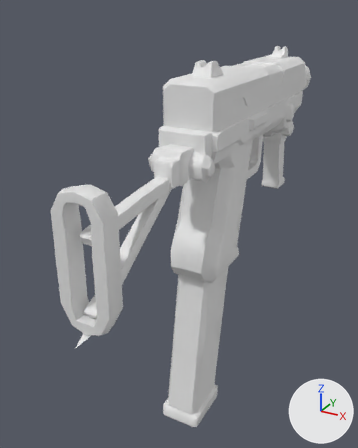
What one commit did to the glTF model addons/arena_weapons/assets/models/machine_pistol.glb.
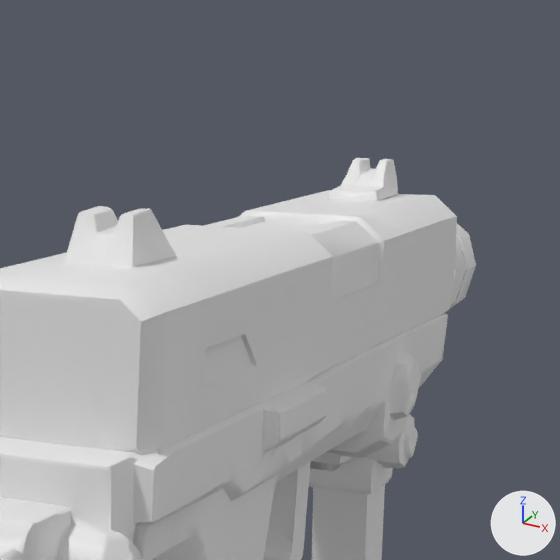
Old and new are each drawn whole from a 50 mm lens placed at (0.177, -0.348, 0.207), pointed at (-0.035, 0.038, 0.014) and again close up on the part from 48% to 94% of the width and 0% to 36% of the height. Arrows for +X, +Y and +Z are at lower right; the lights stay in place. The last two pictures show the newer version. Where no turn or scale is listed for an object, it has been applied to the vertices.

The scene before the commit, as lines of its bpy script (objects in view):
```python
me_mesh_0 = bpy.data.meshes.new('Mesh_0')
me_mesh_0.from_pydata(...)  # 3404 vertices, 6353 faces; spans x -0.032..0.032, y -0.222..0.211, z -0.168..0.168
me_mesh_0.materials.append(mat_material_0)  # its picture is missing
ob_geometry_0 = bpy.data.objects.new('geometry_0', me_mesh_0)
ob_geometry_0.location = (0.0, 0.063, 0.0)
```
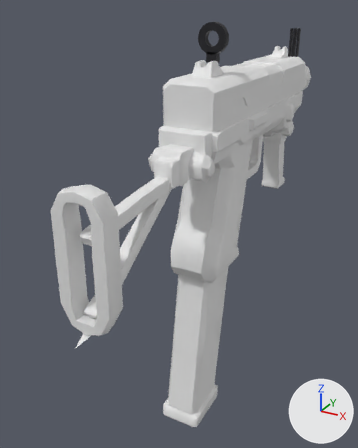
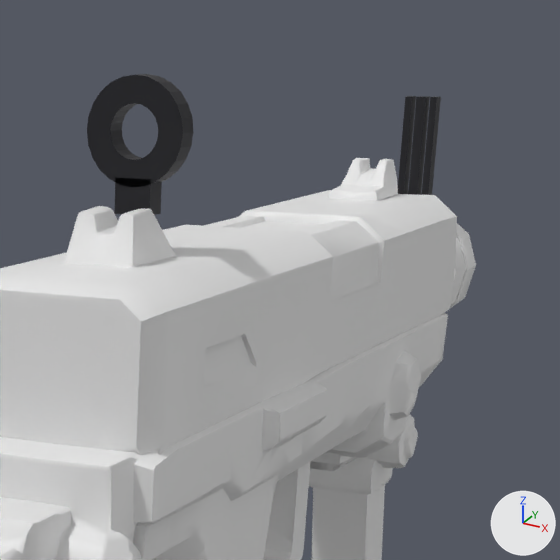
Boxes (x1, y1, x2, y2) around the edits, measured in the close-ups (560 x 560 px):
'rear_ring', added: after (87, 74, 193, 187)
'rear_stem', added: after (114, 178, 162, 215)
'front_post', added: after (408, 96, 430, 195)
'front_ear-1', added: after (398, 96, 416, 194)
'front_ear1', added: after (422, 97, 441, 195)

Diff of the bpy script that builds the scene:
```diff
--- a/addons/arena_weapons/assets/models/machine_pistol.glb.py
+++ b/addons/arena_weapons/assets/models/machine_pistol.glb.py
@@ mat_sight_metal @@
+mat_sight_metal = principled_material('sight_metal')
+mat_sight_metal.base_color = (0.03, 0.03, 0.035)  # dark grey #303035
+mat_sight_metal.metallic = 0.6
+mat_sight_metal.roughness = 0.55
@@ me_front_ear1 @@
+me_front_ear1.from_pydata(...)  # a box spanning x 0.0031..0.0053, y 0.2478..0.2522, z 0.1431..0.1836
+me_front_ear1.materials.append(mat_sight_metal)  # dark grey #303035
@@ me_front_ear_1 @@
+me_front_ear_1.from_pydata(...)  # a box spanning x -0.0053..-0.0031, y 0.2478..0.2522, z 0.1431..0.1836
+me_front_ear_1.materials.append(mat_sight_metal)  # dark grey #303035
@@ me_front_post @@
+me_front_post.from_pydata(...)  # a box spanning x -0.0016..0.0016, y 0.2478..0.2522, z 0.1431..0.1836
+me_front_post.materials.append(mat_sight_metal)  # dark grey #303035
@@ me_rear_ring @@
+me_rear_ring.from_pydata(...)  # 96 vertices, 192 faces; spans x -0.012..0.012, y 0.027..0.033, z 0.1716..0.1956
+me_rear_ring.materials.append(mat_sight_metal)  # dark grey #303035
@@ me_rear_stem @@
+me_rear_stem.from_pydata(...)  # a box spanning x -0.0045..0.0045, y 0.027..0.033, z 0.16557..0.17357
+me_rear_stem.materials.append(mat_sight_metal)  # dark grey #303035
@@ ob_front_ear1 @@
+ob_front_ear1 = bpy.data.objects.new('front_ear1', me_front_ear1)
+ob_front_ear1.location = (0.0, 0.0, 0.0)
@@ ob_front_ear_1 @@
+ob_front_ear_1 = bpy.data.objects.new('front_ear-1', me_front_ear_1)
+ob_front_ear_1.location = (0.0, 0.0, 0.0)
@@ ob_front_post @@
+ob_front_post = bpy.data.objects.new('front_post', me_front_post)
+ob_front_post.location = (0.0, 0.0, 0.0)
@@ ob_rear_ring @@
+ob_rear_ring = bpy.data.objects.new('rear_ring', me_rear_ring)
+ob_rear_ring.location = (0.0, 0.0, 0.0)
@@ ob_rear_stem @@
+ob_rear_stem = bpy.data.objects.new('rear_stem', me_rear_stem)
+ob_rear_stem.location = (0.0, 0.0, 0.0)
```
